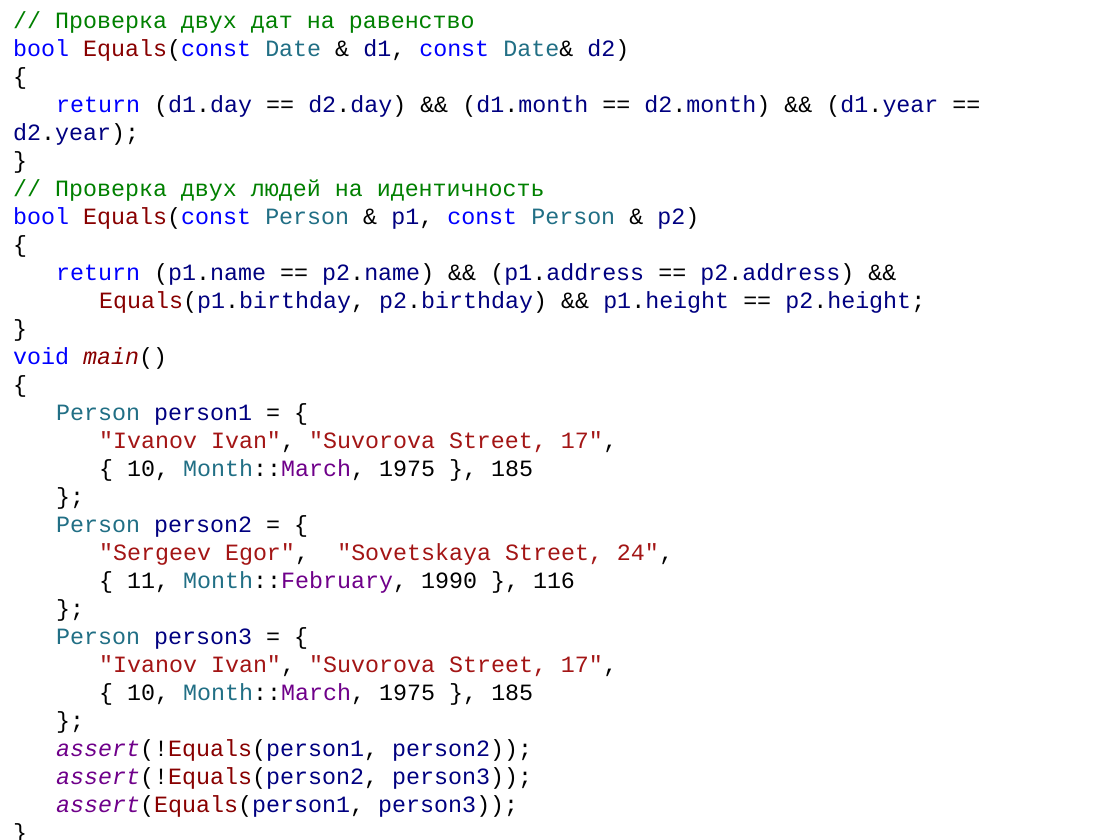
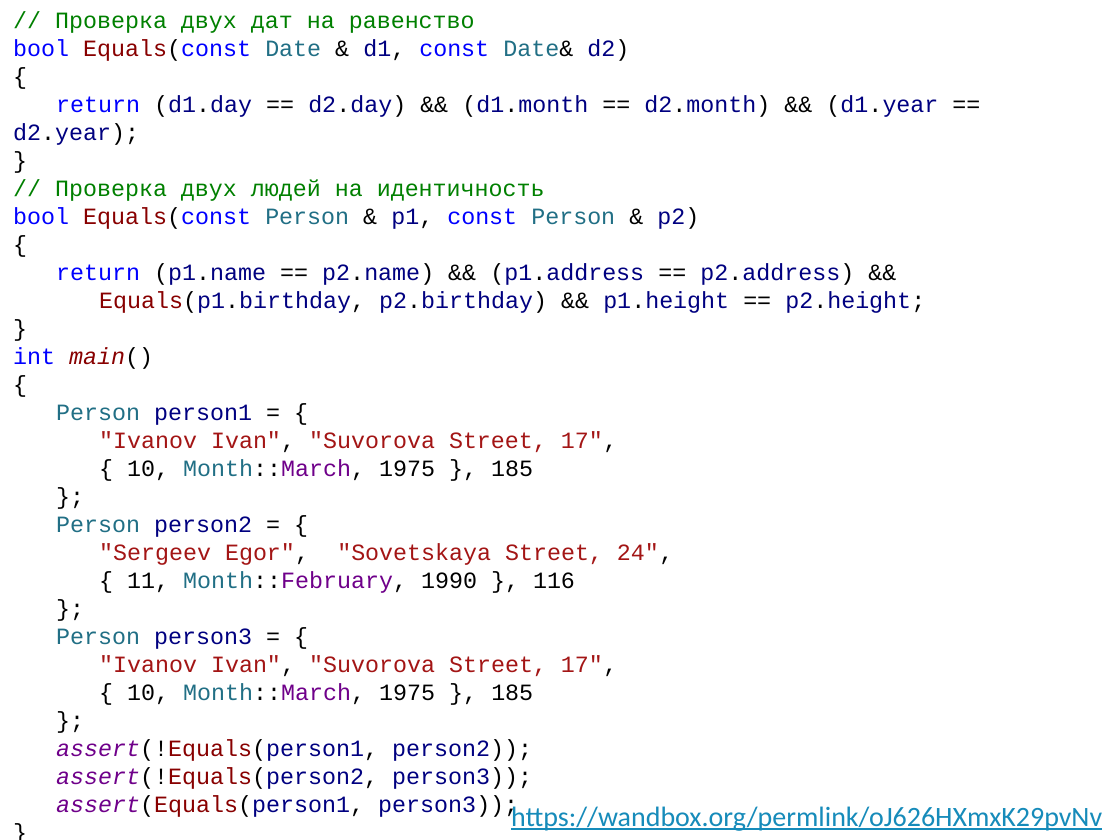
Before and after one commit to alexey-malov/oop, a slide deck: slide 99 of lectures/01/Синтаксис C++.pptx. Drawn at 1120x840 pixels with LibreOffice and Linux fonts; fonts in the diff are those of the drawing. Boxes give left, top, right and bottom in pixels: in the first picture for what was removed or moved away, otherwise in the second. Text is boxed around its words. In the diff, an @@ line names an element or a change of style, - is before the commit and + after.

```diff
--- a/lectures/01/Синтаксис C++.pptx
+++ b/lectures/01/Синтаксис C++.pptx
@@ text at (x1=13, y1=347, x2=153, y2=369): text changed; text colour #0000FF to #880000 @@
-void main()
+int main()
@@ text added at (x1=511, y1=802, x2=1102, y2=831), 18 pt, text #168BBA, underline @@
+https://wandbox.org/permlink/oJ626HXmxK29pvNv
```
Also in this commit, not shown: 6 other slides changed.
